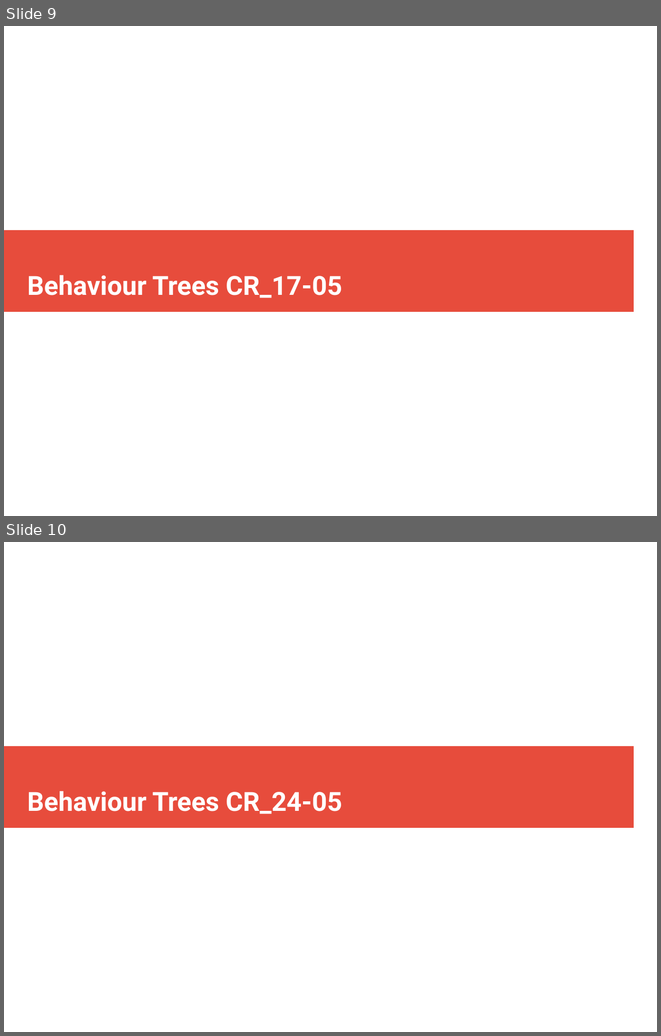
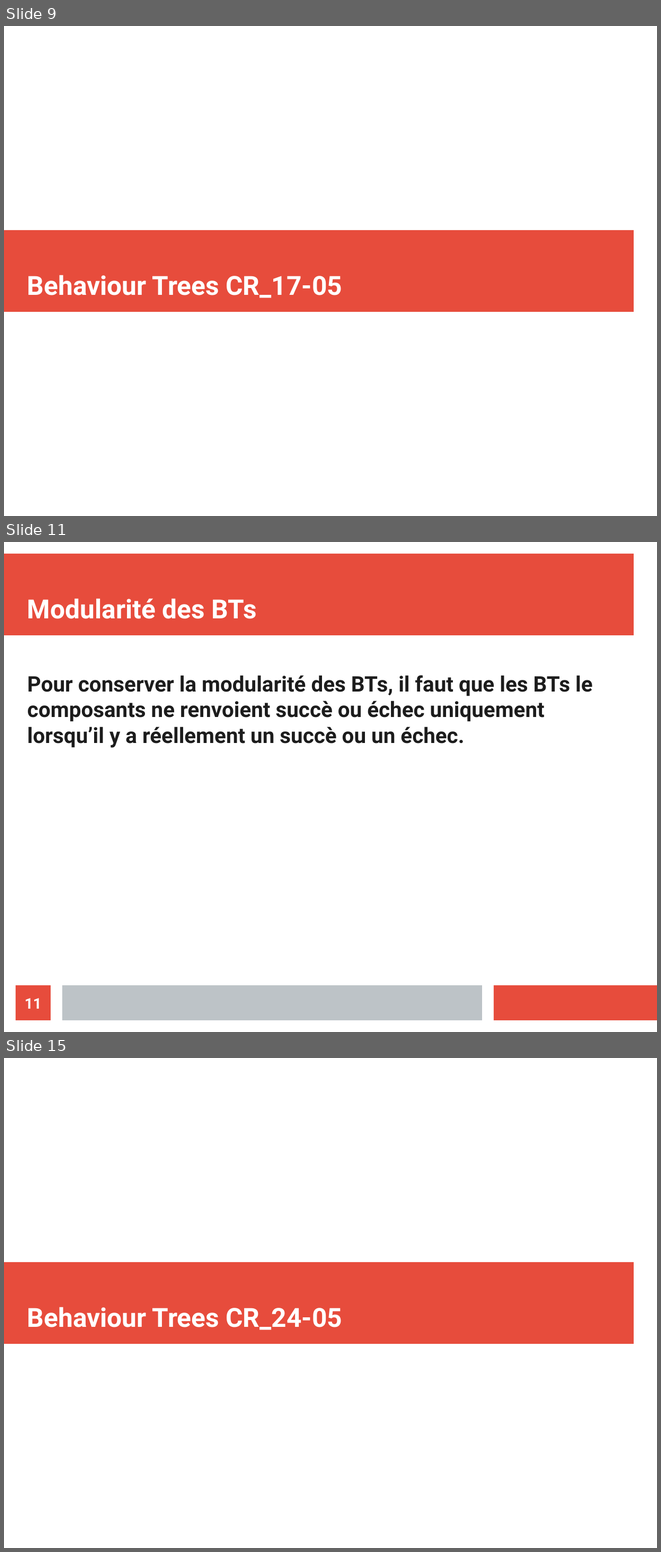
Before and after one commit to ValentinLebouvier/TAL2019, a slide deck: Comptes Rendus/CR_10-05.odp. Shown one above the other, each under a label of ours: slides 9 and 10 before the commit, slides 9, 11 and 15 after it; the slides between them are not shown. The pictures are 661x1036 and 661x1552 pixels, drawn with LibreOffice and Linux fonts; fonts in the diff are those of the drawing. Boxes give left, top, right and bottom in pixels: in the first picture for what was removed or moved away, otherwise in the second. Text is boxed around its words. In the diff, an @@ line names an element or a change of style, - is before the commit and + after.

```diff
--- a/Comptes Rendus/CR_10-05.odp
+++ b/Comptes Rendus/CR_10-05.odp
@@ slide 11 added at (x1=4, y1=542, x2=657, y2=1032), background #FFFFFF @@
@@ rectangle added at (x1=4, y1=554, x2=634, y2=636), fill #E74C3C @@
@@ title added at (x1=27, y1=598, x2=257, y2=619), 32 pt, text #FFFFFF, bold @@
+Modularité des BTs
@@ text added at (x1=27, y1=675, x2=592, y2=748), 26 pt, text #1C1C1C, bold @@
+Pour conserver la modularité des BTs, il faut que les BTs le composants ne renvoient succè ou échec uniquement lorsqu’il y a réellement un succè ou un échec.
@@ page number added at (x1=16, y1=985, x2=51, y2=1020), fill #E74C3C, 18 pt, text #FFFFFF, bold @@
+11
@@ rectangle added at (x1=62, y1=985, x2=482, y2=1020), fill #BDC3C7 @@
@@ rectangle added at (x1=494, y1=985, x2=657, y2=1020), fill #E74C3C @@
@@ what was slide 10 is now slide 15 @@
```
Also in this commit, not shown: 4 other slides added, 23 other files.
